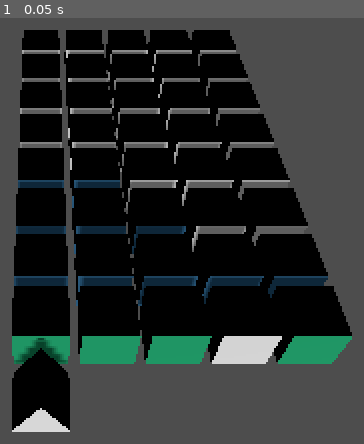
Above: before the commit, frame 1.
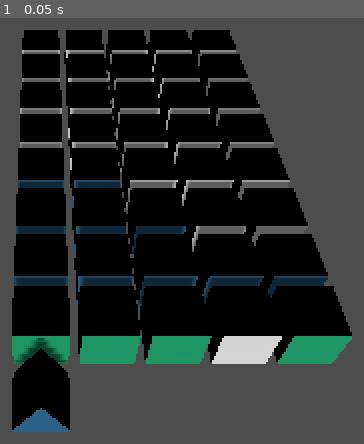
Above: after the commit, the same moment.

Repository: dariuszknappwr/Blaze-shooter
Game: Godot game, scene res://Scenes/main.tscn
The game is run twice, just before and just after one commit, with the same random seed, the same clock (stepped at 60 frames per second) and the same inputs.
Inputs:
- Up to frame 1 (0.05 s): no input

The runs differ from the first frame. In frame 1, 0.5% of the frame differs, in the area x 3-20%, y 91-98%.

Commit message:
Spawning shooters in rack wihout proper movement

Diff:
--- a/Models/mesh_instance_3d.tscn
+++ b/Models/mesh_instance_3d.tscn
@@ -1,6 +1,6 @@
 [gd_scene load_steps=3 format=3 uid="uid://exxg2xsnft62"]
 
-[ext_resource type="Script" uid="uid://pjcxbqs7c2uo" path="res://Scripts/ViewModel/CellView.gd" id="1_trcwj"]
+[ext_resource type="Script" uid="uid://pjcxbqs7c2uo" path="res://Scripts/View/CellView.gd" id="1_trcwj"]
 
 [sub_resource type="BoxMesh" id="BoxMesh_tckc5"]
 
--- a/Models/shooter.tscn
+++ b/Models/shooter.tscn
@@ -1,6 +1,6 @@
 [gd_scene load_steps=6 format=3 uid="uid://oxw5asvujpy"]
 
-[ext_resource type="Script" uid="uid://fd5ysuvvhs2u" path="res://Scripts/ViewModel/ShooterView.gd" id="1_g72d6"]
+[ext_resource type="Script" uid="uid://fd5ysuvvhs2u" path="res://Scripts/View/ShooterView.gd" id="1_g72d6"]
 [ext_resource type="Script" uid="uid://bu5wlhnmtwknd" path="res://Scripts/Data/GridConfig.gd" id="2_qt8dg"]
 [ext_resource type="Resource" uid="uid://byo553blo0asw" path="res://Resources/default_legend.tres" id="3_qdjya"]
 
--- a/Scenes/main.tscn
+++ b/Scenes/main.tscn
@@ -2,7 +2,7 @@
 
 [ext_resource type="PackedScene" uid="uid://exxg2xsnft62" path="res://Models/mesh_instance_3d.tscn" id="2_bo1nx"]
 [ext_resource type="Script" uid="uid://bd35n1nt0077u" path="res://Scripts/Controller/GameController.gd" id="3_jjvhh"]
-[ext_resource type="Script" uid="uid://c3gt5jl64y1jf" path="res://Scripts/ViewModel/GridView.gd" id="4_jjvhh"]
+[ext_resource type="Script" uid="uid://c3gt5jl64y1jf" path="res://Scripts/View/GridView.gd" id="4_jjvhh"]
 [ext_resource type="Resource" uid="uid://byo553blo0asw" path="res://Resources/default_legend.tres" id="4_kry3j"]
 [ext_resource type="Script" uid="uid://bu5wlhnmtwknd" path="res://Scripts/Data/GridConfig.gd" id="6_21xkr"]
 [ext_resource type="Script" uid="uid://g6yqee1hse0m" path="res://Scripts/Controller/ShooterManager.gd" id="6_344ge"]
@@ -37,7 +37,6 @@
 
 [node name="GameController" type="Node" parent="." node_paths=PackedStringArray("grid_view", "shooter_manager", "color_controller")]
 script = ExtResource("3_jjvhh")
-map_path = null
 legend = ExtResource("4_kry3j")
 grid_view = NodePath("../GridView")
 grid_config = SubResource("Resource_21xkr")
@@ -45,10 +44,11 @@
 color_controller = NodePath("../ColorController")
 metadata/_custom_type_script = "uid://bd35n1nt0077u"
 
-[node name="ShooterManager" type="Node3D" parent="."]
+[node name="ShooterManager" type="Node3D" parent="." node_paths=PackedStringArray("color_controller")]
 script = ExtResource("6_344ge")
 shooter_scene = ExtResource("7_ynf5e")
 grid_config = SubResource("Resource_6bp64")
+color_controller = NodePath("../ColorController")
 
 [node name="ColorController" type="Node3D" parent="."]
 script = ExtResource("8_ynf5e")
--- a/Scripts/Container/ConveyorPath.gd
+++ b/Scripts/Container/ConveyorPath.gd
@@ -1,6 +1,5 @@
 extends RefCounted
 class_name ConveyorPath
-@export var speed: float
 enum Edge { BOTTOM, RIGHT, TOP, LEFT }
 
 class Step:
--- a/Scripts/Controller/ColorController.gd
+++ b/Scripts/Controller/ColorController.gd
@@ -2,9 +2,6 @@
 class_name ColorController
 
 @export var legend: GridLegend
-
-func _ready():
-	print("Color Controller Ready")
 
 func map_char_to_color(character: String) -> Color:
 	if not legend:
--- a/Scripts/Controller/GameController.gd
+++ b/Scripts/Controller/GameController.gd
@@ -34,7 +34,6 @@
 
 	grid_view.set_grid(grid, color_controller)
 
+	var shooter_symbols = ["0","1","1","2","0"]
 	var path = ConveyorPath.new().build(grid.width, grid.length)
-
-	shooter_manager.spawn_shooter("0", path)
-	shooter_manager.spawn_shooter("1", path)
+	shooter_manager.spawn_shooters(shooter_symbols, path)
--- a/Scripts/Controller/ShooterManager.gd
+++ b/Scripts/Controller/ShooterManager.gd
@@ -3,19 +3,88 @@
 
 @export var shooter_scene: PackedScene
 @export var grid_config: GridConfig
+@export var max_conveyor_shooters := 5
+@export var conveyor_speed := 2.0
+@export var color_controller: ColorController
+@export var rack_columns := 4
 
 var shooters: Array[Shooter] = []
 var shooter_views: Array[ShooterView] = []
 
-func spawn_shooter(color_symbol: String,path: Array):
-	var shooter = Shooter.new()
-	shooter.color_symbol = color_symbol
-	shooter.path = path
-	shooters.append(shooter)
+var shooter_rack: Array = []
 
-	var view = shooter_scene.instantiate() as ShooterView
-	view.grid_config = grid_config
-	view.setup(shooter)
+var shooters_on_conveyor: Array[Shooter] = []
+var shooters_in_reserve: Array[Shooter] = []
 
-	shooter_views.append(view)
-	add_child(view)
+func spawn_shooters(shooter_symbols: Array,path: Array):
+	shooter_rack.clear()
+	shooter_rack.resize(rack_columns)
+
+	for col in range(rack_columns):
+		shooter_rack[col] = []
+
+	for i in range(shooter_symbols.size()):
+		var color_symbol = shooter_symbols[i]
+
+		var shooter = Shooter.new()
+		shooter.color_symbol = color_symbol
+		shooter.path = path
+		shooters.append(shooter)
+
+		var view = shooter_scene.instantiate() as ShooterView
+		view.grid_config = grid_config
+		view.color_controller = color_controller
+		view.setup(shooter)
+		add_child(view)
+		view.initialize_position()
+
+		shooter_views.append(view)
+
+		var col = i % rack_columns
+		var row = i / rack_columns
+		shooter_rack[col].append(shooter)
+
+		view.position = Vector3(
+			col * grid_config.cell_size,
+			0,
+			row * grid_config.cell_size)
+
+func try_place_shooter_on_conveyor(shooter: Shooter) -> bool:
+	for col in shooter_rack:
+		if col.size() > 0 and col[col.size() -1] == shooter:
+			if shooters_on_conveyor.size() >= max_conveyor_shooters:
+				push_warning("Conveyor full")
+				return false
+
+			col.pop_back()
+			shooters_on_conveyor.append(shooters)
+			return true
+	push_warning("Shooter nie jest na szczycie kolumny")
+	return false
+
+func update_conveyor(delta:float):
+	for shooter in shooters_on_conveyor:
+		var step = shooter.current_step()
+		var target_pos = Vector3(
+			step.grid_pos.x * grid_config.cell_size,
+			0,
+			step.grid_pos.y * grid_config.cell_size
+		)
+
+		var view = shooter.view
+		view.gloval_position = view.gloval_position.linear_interpolate(target_pos, delta * conveyor_speed)
+
+		if not shooter.has_shot_this_step:
+			var target = shooter.find_target(grid_config.grid)
+			if target != Vector2i(-1,-1):
+				grid_config.grid.get_cell(target.x, target.y).hit()
+			shooter.has_shot_this_step = true
+
+func check_full_rotation():
+	for shooter in shooters_on_conveyor.duplicate():
+		if shooter.path_index == 0:
+			shooters_on_conveyor.erase(shooter)
+			if shooters_in_reserve.size()>=5:
+				push_error("GAMEOVER")
+			else:
+				shooters_in_reserve.append(shooter)
--- /dev/null
+++ b/Scripts/View/ShooterView.gd
@@ -0,0 +1,78 @@
+extends Node3D
+class_name ShooterView
+
+@export var grid_config: GridConfig
+@export var color_controller: ColorController
+
+var shooter: Shooter
+var move_speed := 5.0
+var target_position: Vector3
+
+var flash_time := 0.2
+var flashing := false
+var flash_timer := 0.0
+var original_color: Color
+
+func _ready() -> void:
+	if not grid_config:
+		push_error("ShooterView: Please fill grid_config in Inspector!")
+	_update_transform()
+
+func setup(shooter_data: Shooter):
+	shooter = shooter_data
+	var color = color_controller.map_char_to_color(shooter.color_symbol)
+	_apply_color(color)
+	original_color = color
+
+
+func _update_transform():
+	var step = shooter.current_step()
+	position = Vector3(
+		step.grid_pos.x * grid_config.cell_size,
+		0,
+		step.grid_pos.y * grid_config.cell_size
+	)
+
+	look_at(
+		position + Vector3(step.shoot_dir.x, 0, step.shoot_dir.y),
+		Vector3.UP
+	)
+
+func _apply_color(color: Color):
+	for child in get_children():
+		if child is MeshInstance3D:
+			var mat : StandardMaterial3D = child.material_override as StandardMaterial3D
+			if mat == null:
+				mat = StandardMaterial3D.new()
+				child.material_override = mat
+			mat.albedo_color = color
+
+func _process(delta: float):
+	if not shooter:
+		return
+
+	var step = shooter.current_step()
+	target_position = Vector3(
+		step.grid_pos.x * grid_config.cell_size,
+		0,
+		step.grid_pos.y * grid_config.cell_size
+	)
+	global_position = global_position.move_toward(target_position, delta * move_speed)
+
+	look_at(global_position + Vector3(step.shoot_dir.x, 0, step.shoot_dir.y), Vector3.UP)
+
+	if flashing:
+		flash_timer -= delta
+		if flash_timer <= 0:
+			_apply_color(original_color)
+			flashing = false
+
+func show_shot_effect():
+	var flash_color = Color(1,0,0)
+	_apply_color(flash_color)
+	flashing = true
+	flash_timer = flash_time
+
+func initialize_position():
+	target_position = global_position
+	_update_transform()
--- a/Scripts/ViewModel/ShooterView.gd
+++ /dev/null
@@ -1,39 +0,0 @@
-extends Node3D
-class_name ShooterView
-
-@export var grid_config: GridConfig
-@export var legend: GridLegend
-var shooter: Shooter
-
-func _ready() -> void:
-	if not grid_config:
-		push_error("ShooterView: Please fill grid_config in Inspector!")
-	_update_transform()
-
-func setup(shooter_data: Shooter):
-	shooter = shooter_data
-	var color = legend.get_color(shooter.color_symbol)
-	_apply_color(color)
-
-
-func _update_transform():
-	var step = shooter.current_step()
-	position = Vector3(
-		step.grid_pos.x * grid_config.cell_size,
-		0,
-		step.grid_pos.y * grid_config.cell_size
-	)
-
-	look_at(
-		position + Vector3(step.shoot_dir.x, 0, step.shoot_dir.y),
-		Vector3.UP
-	)
-
-func _apply_color(color: Color):
-	for child in get_children():
-		if child is MeshInstance3D:
-			var mat : StandardMaterial3D = child.material_override as StandardMaterial3D
-			if mat == null:
-				mat = StandardMaterial3D.new()
-				child.material_override = mat
-			mat.albedo_color = color
Renamed: Scripts/ViewModel/CellView.gd -> Scripts/View/CellView.gd
Renamed: Scripts/ViewModel/GridView.gd -> Scripts/View/GridView.gd
Not shown, removed: Scripts/ViewModel/CellView.gd.uid
Not shown, removed: Scripts/ViewModel/GridView.gd.uid
Not shown, removed: Scripts/ViewModel/ShooterView.gd.uid
Not shown, changed: .gitignore
